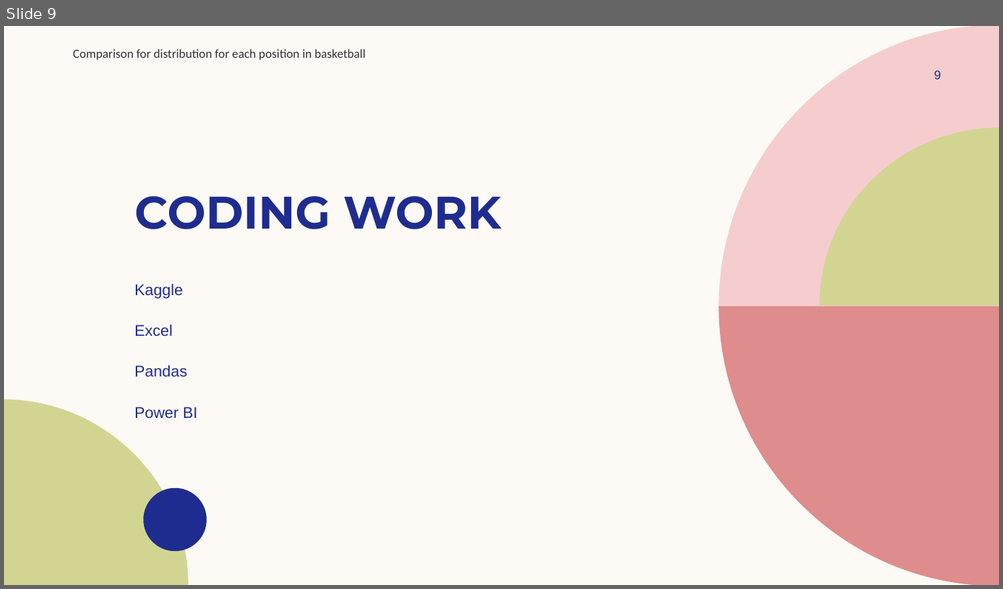
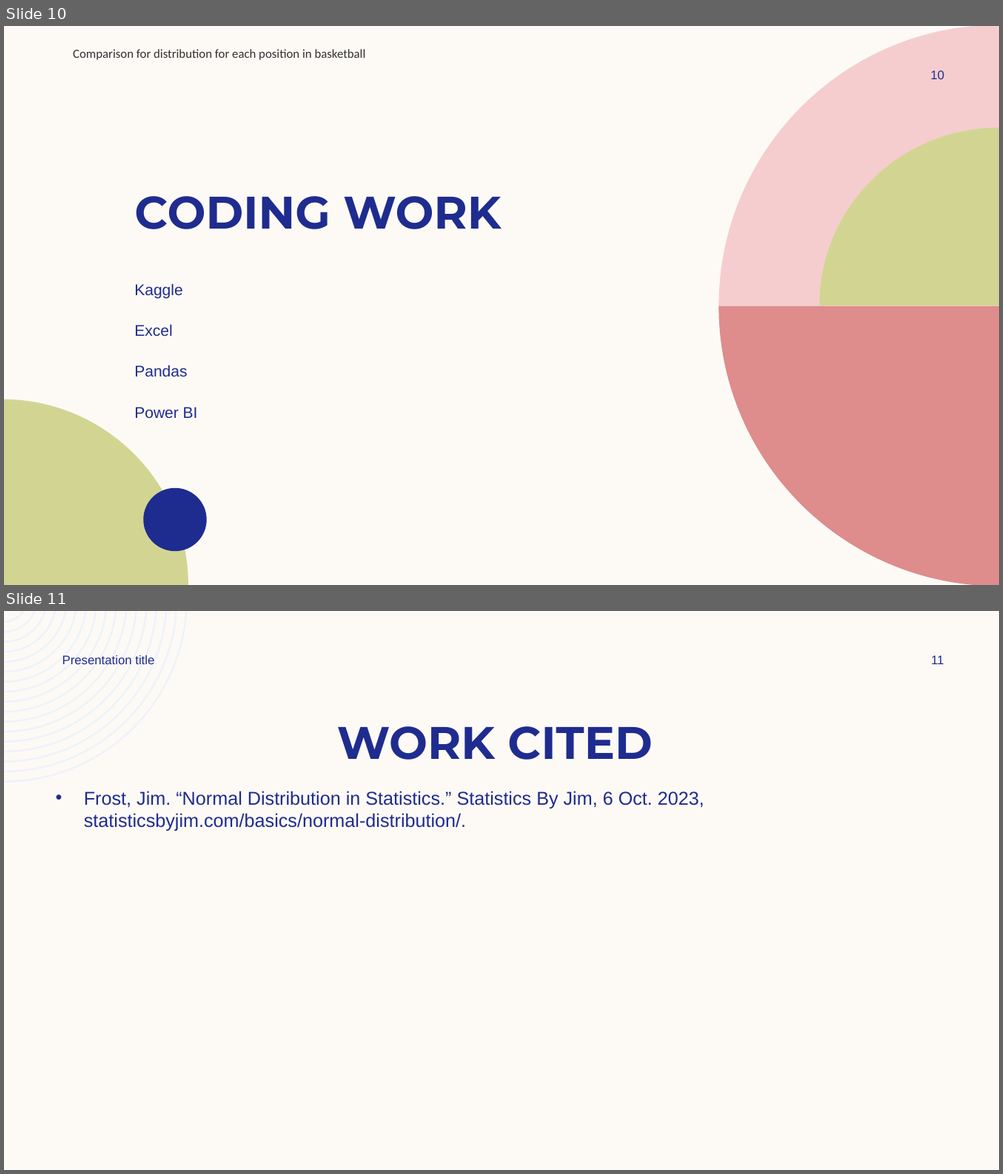
Before and after one commit to Sherodbrooks20/Senior-Capstone-Project, a slide deck: Senior Capstone draft copy 2.pptx. Shown one above the other, each under a label of ours: slide 9 before the commit, slides 10 and 11 after it. The pictures are 1003x589 and 1003x1174 pixels, drawn with LibreOffice and Linux fonts; fonts in the diff are those of the drawing; background and template pictures are left out. Boxes give left, top, right and bottom in pixels: in the first picture for what was removed or moved away, otherwise in the second. Text is boxed around its words. In the diff, an @@ line names an element or a change of style, - is before the commit and + after.

```diff
--- a/Senior Capstone draft copy 2.pptx
+++ b/Senior Capstone draft copy 2.pptx
@@ slide 11 added at box(4, 611, 999, 1170), background #FDFAF6 @@
@@ freeform shape added at box(4, 611, 187, 783), fill #EEF3FA @@
@@ text added at box(62, 655, 154, 664), 12 pt, text #1F2C8F @@
+Presentation title
@@ page number added at box(930, 655, 943, 664), 12 pt, text #1F2C8F @@
+11
@@ title added at box(337, 726, 652, 760), 44 pt, text #1F2C8F, bold @@
+WORK CITED
@@ text added at box(84, 791, 704, 832), 18 pt, text #1F2C8F @@
+• Frost, Jim. “Normal Distribution in Statistics.” Statistics By Jim, 6 Oct. 2023, statisticsbyjim.com/basics/normal-distribution/.
@@ what was slide 9 is now slide 10 @@
@@ page number at box(930, 70, 945, 79): text changed @@
-9
+10
```
Also in this commit, not shown: 1 slide changed, 1 other slide added.
